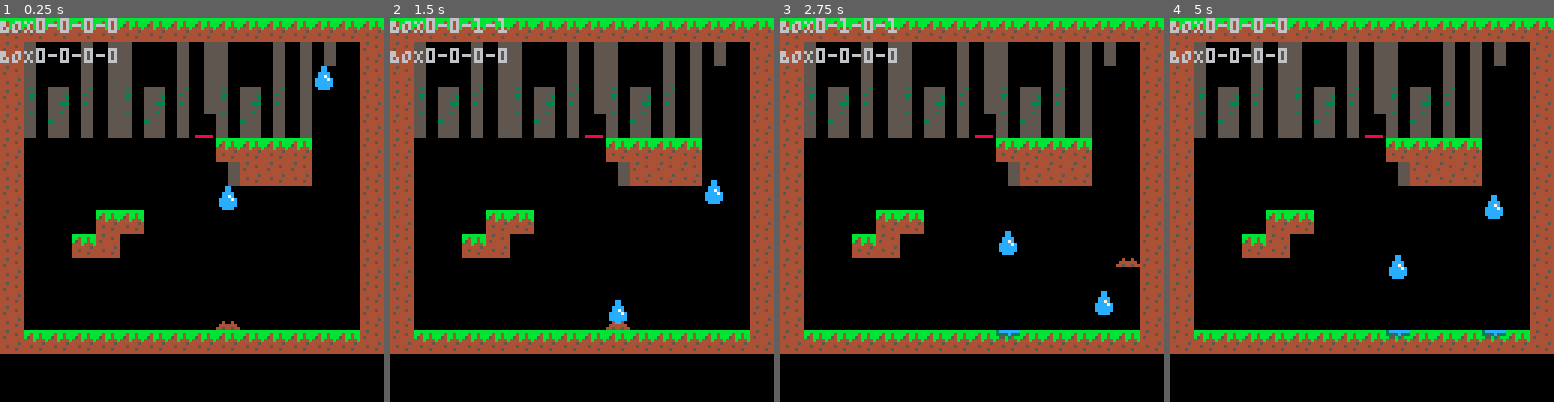
Above: before the commit, frames 1-4 (left to right).
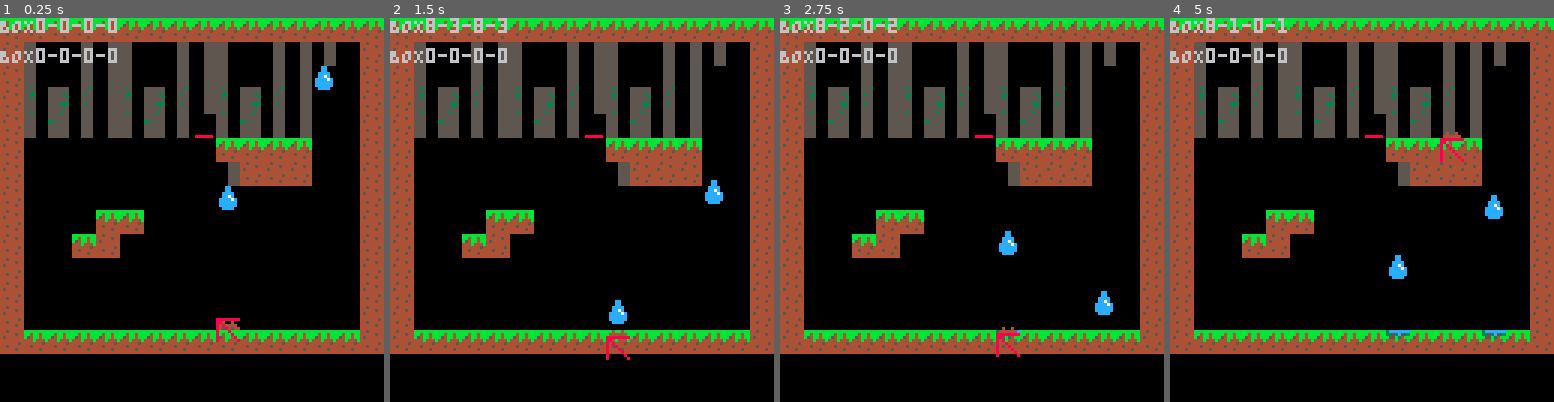
Above: after the commit, the same moments.

Repository: Mackain/ldjam45
Game: PICO-8 cartridge poopsim.p8
The game is run twice, just before and just after one commit, with the same random seed, the same clock (stepped at 60 frames per second) and the same inputs.
Inputs:
- Up to frame 1 (0.25 s): no input
- Up to frame 2 (1.5 s): no input
- Up to frame 3 (2.75 s): hold Right 1.6-2.1 s; hold Up 2.15-2.42 s; hold Right from 2.47 s (still down)
- Up to frame 4 (5 s): release Right at 3.03 s; hold Left 3.08-3.58 s; hold Down 3.63-3.97 s; hold Right 4.02-4.68 s; hold Up from 4.73 s (still down)

The runs differ from the first frame. In frame 1, 0.1% of the frame differs, in the area x 56-63%, y 78-85%; in frame 2, 0.4%, in the area x 10-63%, y 0-90%; in frame 3, 0.4%; in frame 4, 0.3%.

Commit message:
corners[1] op

Diff:
--- a/poopsim.p8
+++ b/poopsim.p8
@@ -90,10 +90,11 @@
 
     player.corners = get_player_corners()
 
-    box_col(1)
+    side_col(1)
+    --box_col(1)
 
     player.gravity = gravity - player.force
-    if(player.hitbox[3]==1 or player.hitbox[4]==1) then
+    if(player.hitbox[1]>1 or player.hitbox[3]>1) then
         player.force=0
     else
         player.y += player.gravity
@@ -134,29 +135,29 @@
 	player.hitbox = {0,0,0,0}
 
 	--bottom
- for i = 0,player.width,1 do
+ for i = 0,player.width-1,1 do
  	if (fget(mget(flr((player.corners[3].x+i)/8),flr((player.corners[3].y)/8)), flag)) then
  		player.hitbox[1]+=1
   end
  end
 
  --right
- for i = 0,player.height,1 do
+ for i = 0,player.height-1,1 do
  	if (fget(mget(flr((player.corners[2].x)/8),flr((player.corners[2].y+i)/8)), flag)) then
  		player.hitbox[2]+=1
   end
  end
 
  --top
- for i = 0,player.width,1 do
+ for i = 0,player.width-1,1 do
  	if (fget(mget(flr((player.corners[1].x+i)/8),flr((player.corners[1].y)/8)), flag)) then
  		player.hitbox[3]+=1
   end
  end
 
  --left
- for i = 0,player.height,1 do
- 	if (fget(mget(flr((player.corners[1].x+i)/8),flr((player.corners[1].y+i)/8)), flag)) then
+ for i = 0,player.height-1,1 do
+ 	if (fget(mget(flr((player.corners[1].x)/8),flr((player.corners[1].y+i)/8)), flag)) then
  		player.hitbox[4]+=1
   end
  end
@@ -197,17 +198,36 @@
     return false
 end
 
-function get_player_corners()
+function get_player_corners2()
     local whitespace = 5
     corners = {}
     --upper left
-    add(corners, { x = player.x-1, y = player.y + whitespace})
+    add(corners, { x = player.x, y = player.y + whitespace})
     --upper right
-    add(corners, { x = player.x + player.width, y = player.y + whitespace })
+    add(corners, { x = player.x + player.width, y = corners[1].y })
     --bottom left
     add(corners, { x = player.x-1, y = player.y + whitespace + player.height })
     --bottom right
     add(corners, { x = player.x + player.width, y = player.y + whitespace + player.height })
+
+    return corners
+end
+
+function get_player_corners()
+    local whitespace = 5
+    corners = {{x=0,y=0},{x=0,y=0},{x=0,y=0},{x=0,y=0}}
+    --upper left
+    corners[1].x=player.x
+    corners[1].y=player.y+whitespace
+    --upper right
+    corners[2].y=corners[1].y
+    corners[2].x=corners[1].x+player.width-1
+    --bottom left
+    corners[3].x=corners[1].x
+    corners[3].y = corners[1].y+player.height-1
+    --bottom right
+    corners[4].y = corners[1].y+player.height-1
+    corners[4].x = corners[1].x+player.width-1
 
     return corners
 end
@@ -233,6 +253,7 @@
     -- print("PLAYER GRAVITY - " .. player.gravity,0,10,7)
     -- print("PLAYER FORCE - " .. player.force,0,15,7)
 	draw_player(player)
+    spr(16, player.corners[3].x, player.corners[3].y)
 end
 
 function draw_player(player)
@@ -298,14 +319,14 @@
 end
 
 function move_right(char)
-    if(player.hitbox[2] == 0 or player.hitbox[4] == 0) then
+    if(player.hitbox[2] < 2) then
         char.x+=2
         if(char.x>120) then char.x=0 end
     end
 end
 
 function move_left(char)
-    if(player.hitbox[1]==0 or player.hitbox[3]==0) then
+    if(player.hitbox[4]<2) then
  	    char.x-=2
 	    if(char.x<0) then char.x=120 end
     end
@@ -325,14 +346,14 @@
 00700700600660064454444444544444445444440000000000000000000000000000000000000000000000000000000055550000000000000005555000005555
 00000000600666664444454444444544444445440000000000000000000000000000000000000000000000000000000055550000000000000005555000005555
 00000000066066604444444444444444444444440000000000000000000000000000000000000000000000000000000055550000000000000005555000005555
-00000000000000000000000000000000000000000000000000000000000000000000000000000000000000000000000055550000000000000005555000005555
-00000000000000000000000000000000000000000000000000000000000000000000000000000000000000000000000055550000000000000005555000005555
-00000000000000000000000000000000000000000000000000000000000000000000000000000000000000000000000055550000000000000005555000005555
-00000000000000000000000000000000000000000000000000000000000000000000000000000000000000000000000055550000000000000005555000005555
-00000000000000000000000000000000000000000000000000000000000000000000000000000000000000000000000055550000000000000005555000005555
-00000000000000000000000000000000000000000000000000000000000000000000000000000000000000000000000055550000000000000005555000005555
-00000000000000000000000000000000000000000000000000000000000000000000000000000000000000000000000055550000000000000005555000005555
-00000000000000000000000000000000000000000000000000000000000000000000000000000000000000000000000055350000555555500005553000005555
+88888888000000000000000000000000000000000000000000000000000000000000000000000000000000000000000055550000000000000005555000005555
+88000000000000000000000000000000000000000000000000000000000000000000000000000000000000000000000055550000000000000005555000005555
+80800000000000000000000000000000000000000000000000000000000000000000000000000000000000000000000055550000000000000005555000005555
+80080000000000000000000000000000000000000000000000000000000000000000000000000000000000000000000055550000000000000005555000005555
+80008000000000000000000000000000000000000000000000000000000000000000000000000000000000000000000055550000000000000005555000005555
+80000800000000000000000000000000000000000000000000000000000000000000000000000000000000000000000055550000000000000005555000005555
+80000080000000000000000000000000000000000000000000000000000000000000000000000000000000000000000055550000000000000005555000005555
+80000008000000000000000000000000000000000000000000000000000000000000000000000000000000000000000055350000555555500005553000005555
 00000000000000000000000000000000000000000000000000000000000000000000000000000000000000000000000055550000555555500005555000005555
 00000000000000000000000000000000000000000000000000000000000000000000000000000000000000000000000055330000555553500005355000005555
 00000000000000000000000000000000000000000000000000000000000000000000000000000000000000000000000055350000555555300005555000005555
